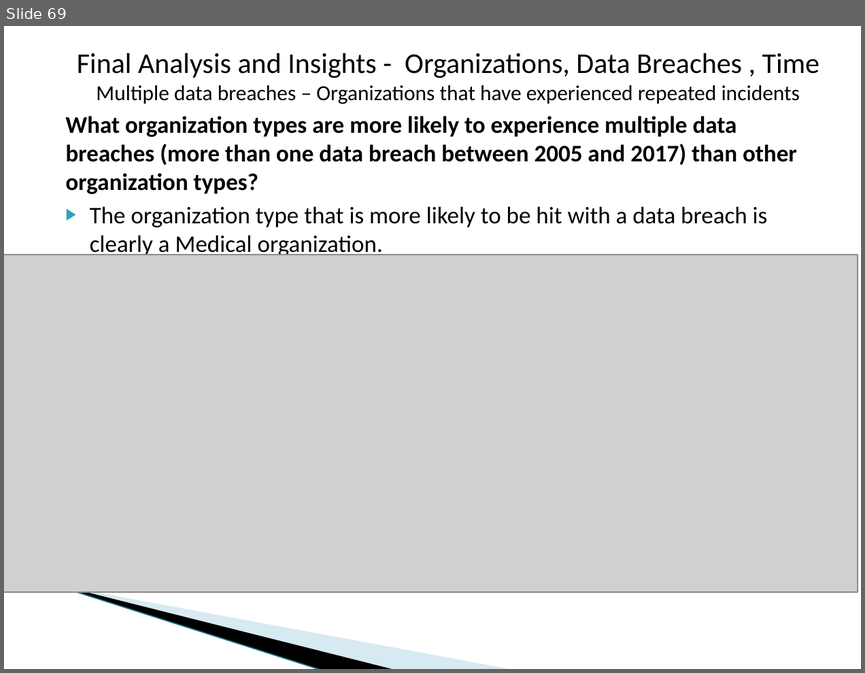
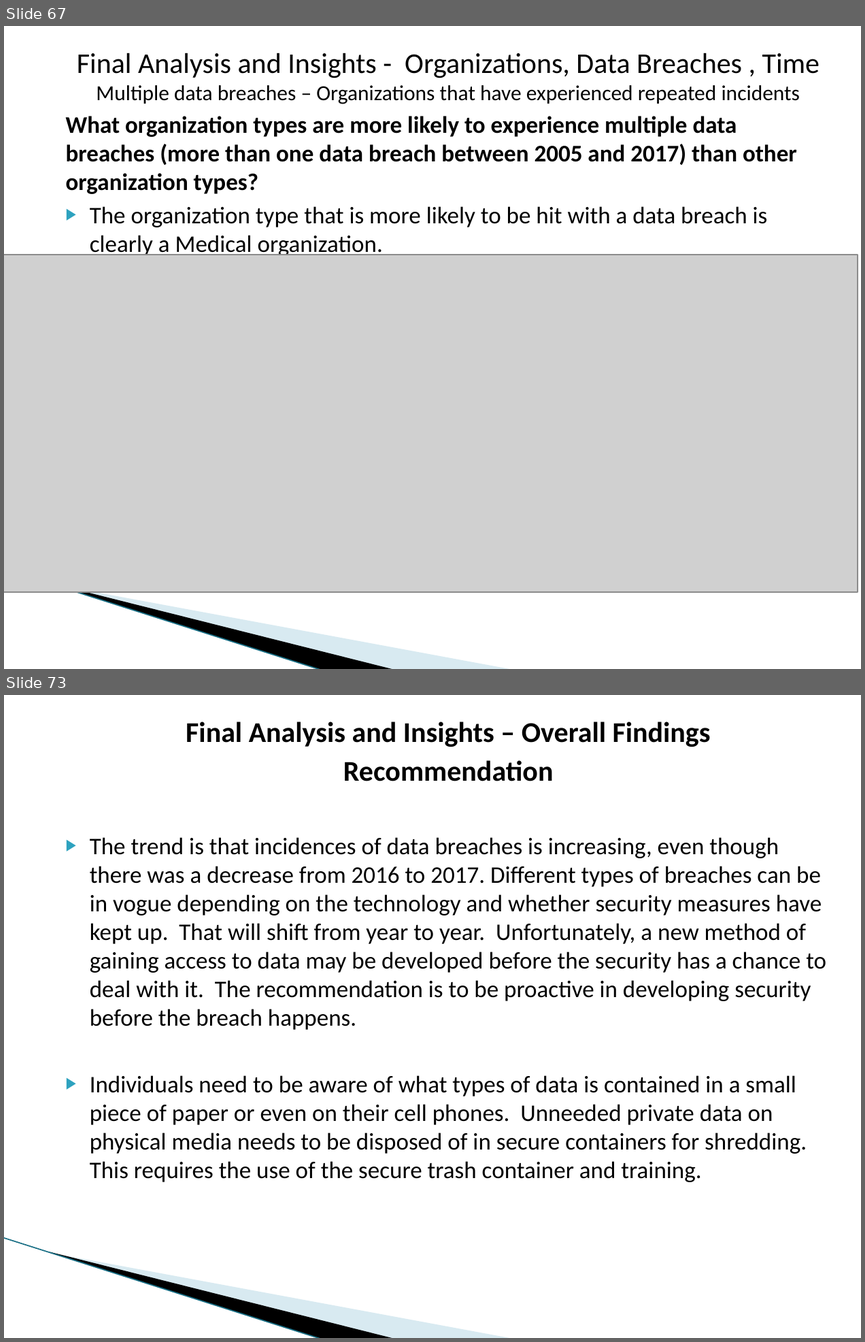
Before and after one commit to dmrod01/Capstone, a slide deck: Final Analysis - Data Capstone Project - Data Breaches.pptx. Shown one above the other, each under a label of ours: slide 69 before the commit, slides 67 and 73 after it; the slides between them are not shown. The pictures are 865x673 and 865x1342 pixels, drawn with LibreOffice and Linux fonts; fonts in the diff are those of the drawing; grey boxes stand for pictures; background and template pictures are left out. Boxes give left, top, right and bottom in pixels: in the first picture for what was removed or moved away, otherwise in the second. Text is boxed around its words. In the diff, an @@ line names an element or a change of style, - is before the commit and + after.

```diff
--- a/Final Analysis - Data Capstone Project - Data Breaches.pptx
+++ b/Final Analysis - Data Capstone Project - Data Breaches.pptx
@@ slide 73 added at [4, 695, 861, 1338], background #FFFFFF; not listed: 3 template elements that a slide beside it also shows @@
@@ text added at [90, 722, 826, 1182], 20 pt, text #000000 @@
+Final Analysis and Insights – Overall Findings
+Recommendation
+▶ The trend is that incidences of data breaches is increasing, even though there was a decrease from 2016 to 2017. Different types of breaches can be in vogue depending on the technology and whether security measures have kept up. That will shift from year to year. Unfortunately, a new method of gaining access to data may be developed before the security has a chance to deal with it. The recommendation is to be proactive in developing security before the breach happens.
+▶ Individuals need to be aware of what types of data is contained in a small piece of paper or even on their cell phones. Unneeded private data on physical media needs to be disposed of in secure containers for shredding. This requires the use of the secure trash container and training.
@@ what was slide 69 is now slide 67 @@
```
Also in this commit, not shown: 6 slides changed, 3 other slides added, 1 slide removed.
